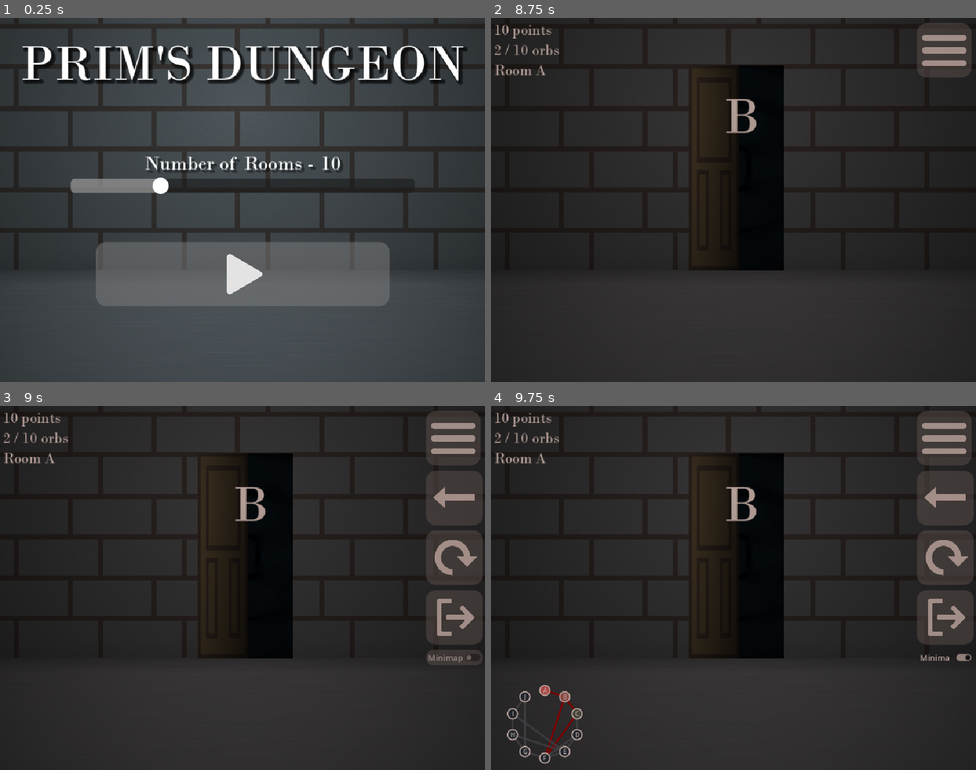
Above: before the commit, frames 1-4 (two rows, left to right).
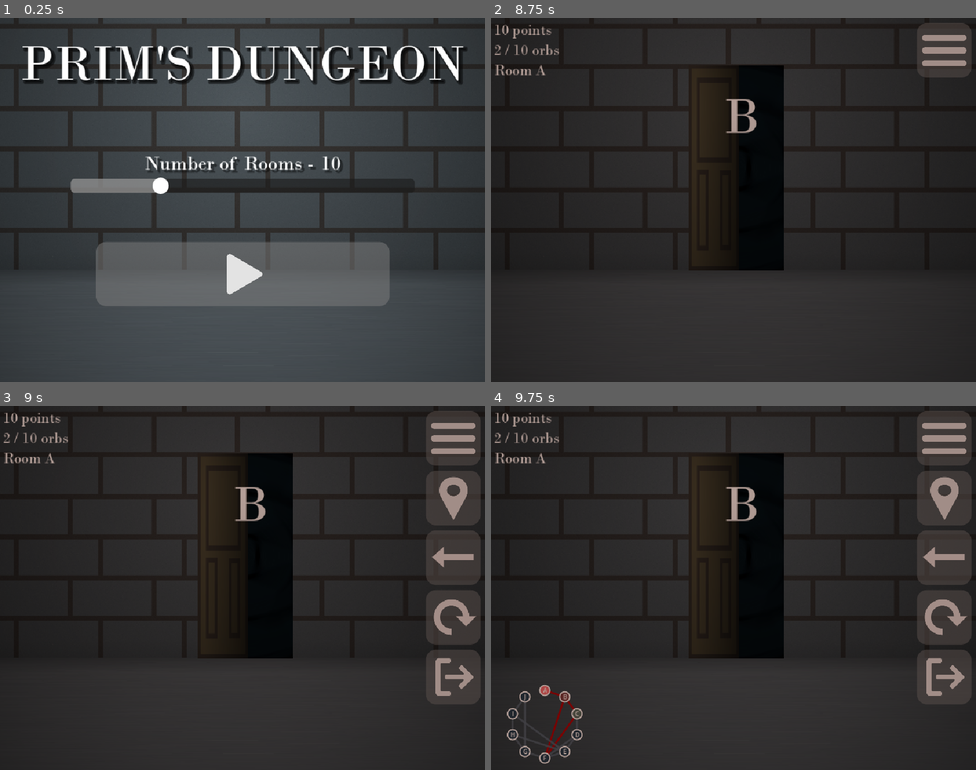
Above: after the commit, the same moments.

Repository: DasParijat/Prims-Dungeon
Game: Godot game, scene res://Home Menu/home_menu.tscn
Same seed, same stepped clock (60 frames per second), same inputs: the game is played once before the commit and once after it.
Inputs (mouse positions are in pixels of both pictures, inside the frame that each line leads up to; where the layout moved, square brackets give the same spot in the first picture):
- Up to frame 1 (0.25 s): no input
- Up to frame 2 (8.75 s): click (733, 272) at 0.5 s; click "efef" at 1.25 s; click "efef" at 2 s; click "efef" at 2.75 s; click "efef" at 3.5 s; click (748, 280) at 4.25 s; click "efef" at 5 s; click "efef" at 5.75 s; click (748, 280) at 6.5 s; click "efef" at 7.25 s; click "efef" at 8 s
- Up to frame 3 (9 s): click (451, 438) at 8.75 s
- Up to frame 4 (9.75 s): click (942, 497) [946, 657] at 9.5 s

Frames 1-2 are identical in both runs. In frame 3, 1.8% of the frame differs, in the area x 87-100%, y 17-82%; in frame 4, 2.1%, in the area x 14-100%, y 17-82%.

Commit message:
Revised minimap button to be similar to other hamburger menu buttons

Diff:
--- a/Game/Hamburger Menu/hamburger_menu.gd
+++ b/Game/Hamburger Menu/hamburger_menu.gd
@@ -6,7 +6,7 @@
 # Menu Related Nodes
 @onready var menu : Control = $MarginContainer/VBoxContainer/Menu
 @onready var menu_open_button : Button = $MarginContainer/VBoxContainer/MarginContainer/MenuOpenButton
-@onready var minimap_toggle : CheckButton = $MarginContainer/VBoxContainer/Menu/VBoxContainer/MinimapToggle
+@onready var minimap_toggle : Button = $MarginContainer/VBoxContainer/Menu/VBoxContainer/MinimapContainer/MinimapToggle
 
 # Button Containers
 @onready var prev_countainer : Container = $MarginContainer/VBoxContainer/Menu/VBoxContainer/PrevCountainer
--- a/Game/Hamburger Menu/hamburger_menu.tscn
+++ b/Game/Hamburger Menu/hamburger_menu.tscn
@@ -6,6 +6,7 @@
 [ext_resource type="Texture2D" uid="uid://b1tgjk34ta3k4" path="res://Assets/Images/Menu Icons/leave_icon.png" id="3_bkp30"]
 [ext_resource type="Texture2D" uid="uid://ci0ivhny7g1ey" path="res://Assets/Images/Menu Icons/hamburger_icon.png" id="4_kdlrd"]
 [ext_resource type="Texture2D" uid="uid://dlc3llrduaymn" path="res://Assets/Images/Menu Icons/go_back_icon.png" id="4_m2rih"]
+[ext_resource type="Texture2D" uid="uid://c0asucuqrhf01" path="res://Assets/Images/Menu Icons/minimap_icon.png" id="7_c12kw"]
 
 [node name="hamburger_menu" type="Control" unique_id=1415454546]
 layout_mode = 3
@@ -45,6 +46,17 @@
 offset_bottom = 40.0
 theme_override_constants/separation = 10
 
+[node name="MinimapContainer" type="MarginContainer" parent="MarginContainer/VBoxContainer/Menu/VBoxContainer" unique_id=15745730]
+layout_mode = 2
+
+[node name="MinimapToggle" type="Button" parent="MarginContainer/VBoxContainer/Menu/VBoxContainer/MinimapContainer" unique_id=1954719441]
+layout_mode = 2
+tooltip_text = "Toggle minimap"
+theme = ExtResource("2_04br8")
+toggle_mode = true
+icon = ExtResource("7_c12kw")
+icon_alignment = 1
+
 [node name="PrevCountainer" type="MarginContainer" parent="MarginContainer/VBoxContainer/Menu/VBoxContainer" unique_id=192081265]
 visible = false
 layout_mode = 2
@@ -76,13 +88,8 @@
 icon = ExtResource("3_bkp30")
 icon_alignment = 1
 
-[node name="MinimapToggle" type="CheckButton" parent="MarginContainer/VBoxContainer/Menu/VBoxContainer" unique_id=1954719441]
-layout_mode = 2
-theme = ExtResource("2_04br8")
-text = "Minimap"
-
 [connection signal="toggled" from="MarginContainer/VBoxContainer/MarginContainer/MenuOpenButton" to="." method="_on_menu_open_button_toggled"]
+[connection signal="toggled" from="MarginContainer/VBoxContainer/Menu/VBoxContainer/MinimapContainer/MinimapToggle" to="." method="_on_minimap_toggle_toggled"]
 [connection signal="button_up" from="MarginContainer/VBoxContainer/Menu/VBoxContainer/PrevCountainer/Prev Button" to="." method="_on_prev_button"]
 [connection signal="button_up" from="MarginContainer/VBoxContainer/Menu/VBoxContainer/ResetContainer/Reset Button" to="." method="_on_reset_button"]
 [connection signal="button_up" from="MarginContainer/VBoxContainer/Menu/VBoxContainer/QuitContainer/Quit Button" to="." method="_on_quit_button"]
-[connection signal="toggled" from="MarginContainer/VBoxContainer/Menu/VBoxContainer/MinimapToggle" to="." method="_on_minimap_toggle_toggled"]
--- a/Game/Minimap/minimap.gd
+++ b/Game/Minimap/minimap.gd
@@ -9,7 +9,7 @@
 const ROOM_COLOR := Color(0.18, 0.24, 0.3, 1.0)
 const EXPLORED_ROOM_COLOR := Color(0.384, 0.433, 0.388, 1.0)
 const CURRENT_ROOM_COLOR := Color(1.0, 0.452, 0.462, 0.95)
-const PRIOR_ROOM_COLOR := Color(0.778, 0.459, 0.447, 0.95)
+const PRIOR_ROOM_COLOR := Color(0.51, 0.26, 0.253, 0.95)
 
 var map_rooms : Array[Room] = []
 var map_doors : Array[Door] = []
Binary file added: Assets/Images/Menu Icons/minimap_icon.png
Not shown, added: Assets/Images/Menu Icons/minimap_icon.png.import
